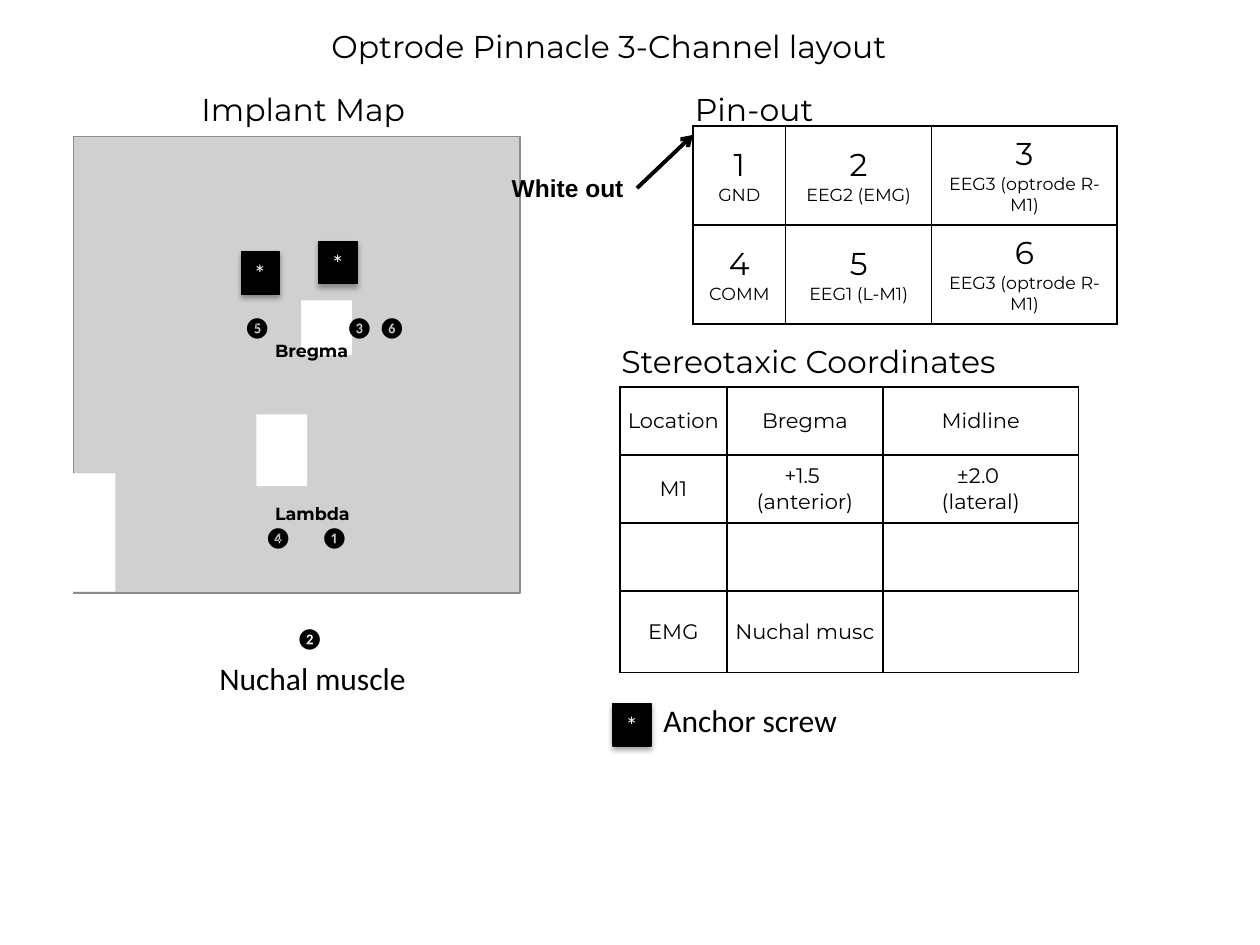
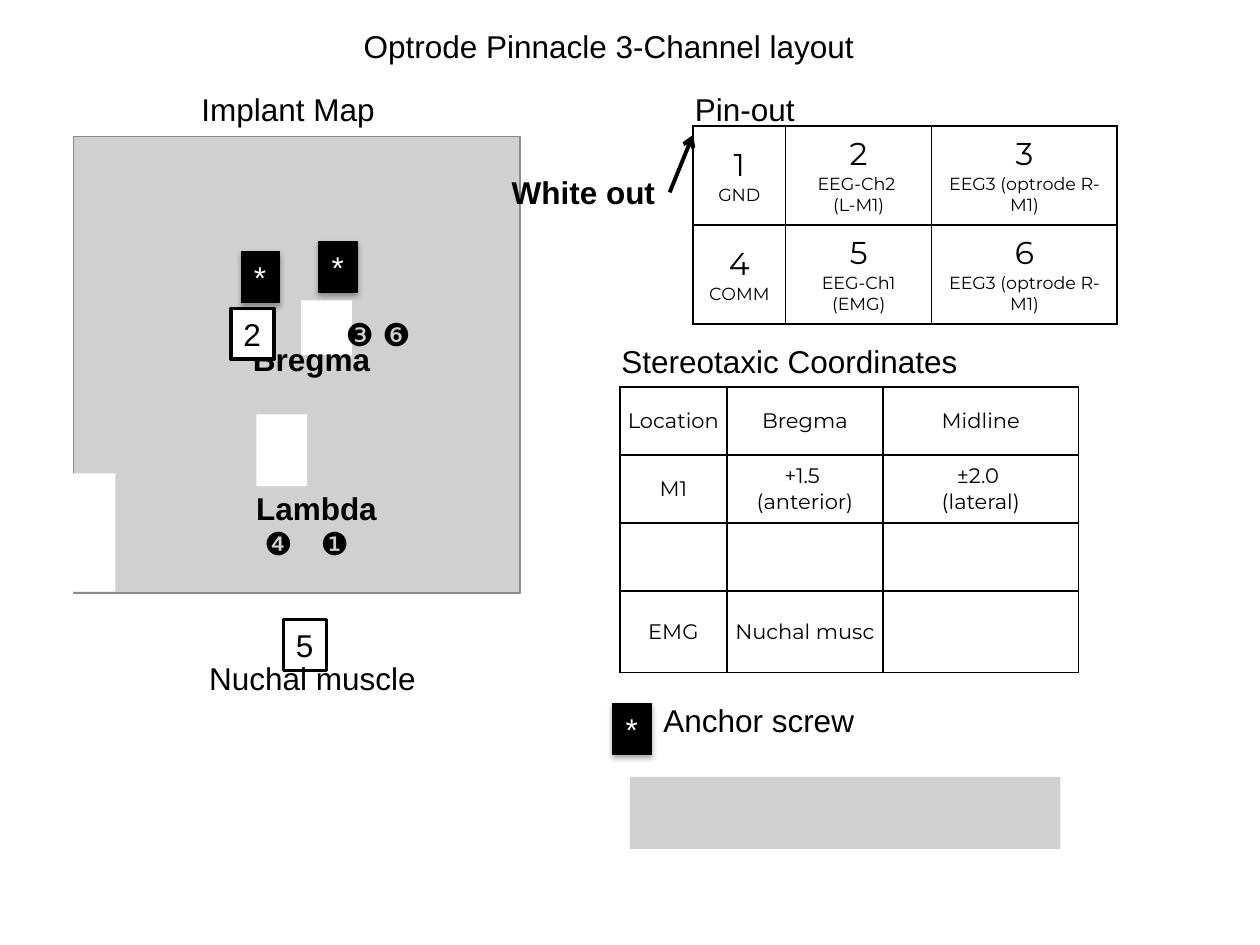
Before and after one commit to korkam/KamLab, a slide deck: slide 1 of _Experiments/_PROTOCOLs/_Surgery/_templates/RM1optrode-LM1-EMG layout.pptx. Drawn at 1260x945 pixels with LibreOffice and Linux fonts; fonts in the diff are those of the drawing; grey boxes stand for pictures. Boxes give left, top, right and bottom in pixels: in the first picture for what was removed or moved away, otherwise in the second. Text is boxed around its words. In the diff, an @@ line names an element or a change of style, - is before the commit and + after.

Commit message:
implant sheets

```diff
--- a/_Experiments/_PROTOCOLs/_Surgery/_templates/RM1optrode-LM1-EMG layout.pptx
+++ b/_Experiments/_PROTOCOLs/_Surgery/_templates/RM1optrode-LM1-EMG layout.pptx
@@ arrow moved from (638, 188) - (693, 135) to (670, 193) - (693, 135) @@
@@ table at (x1=693, y1=126, x2=1116, y2=324) @@
-row 1, column 2: 2 / EEG2 (EMG)
+row 1, column 2: 2 / EEG-Ch2 / (L-M1)
-row 2, column 2: 5 / EEG1 (L-M1)
+row 2, column 2: 5 / EEG-Ch1 (EMG)
@@ text "White out" at (x1=512, y1=179, x2=655, y2=210): size 14 to 18 pt @@
@@ rectangle "*" resized from (x1=242, y1=252, x2=280, y2=295) to (x1=242, y1=252, x2=280, y2=302) @@
@@ rectangle "*" resized from (x1=319, y1=242, x2=357, y2=285) to (x1=319, y1=242, x2=357, y2=292) @@
@@ rectangle added at (x1=231, y1=309, x2=273, y2=359), fill #FFFFFF, outline #000000 2 pt, 18 pt, text #000000 @@
+2
@@ text removed at (x1=243, y1=318, x2=271, y2=339) @@
-❺
@@ size 12 to 18 pt, font Calibri to Arial in 3 elements at (x1=321, y1=531, x2=349, y2=556), (x1=264, y1=531, x2=292, y2=556), (x1=333, y1=309, x2=444, y2=359) @@
@@ text "Bregma" at (x1=253, y1=346, x2=370, y2=377): size 10 to 18 pt, font Montserrat to Arial @@
@@ font Montserrat to Arial in 4 elements at (x1=364, y1=35, x2=854, y2=64), (x1=695, y1=98, x2=795, y2=127), (x1=201, y1=98, x2=374, y2=127), (x1=621, y1=350, x2=958, y2=374) @@
@@ text "Lambda" at (x1=256, y1=497, x2=377, y2=521): size 10 to 18 pt, font Montserrat to Arial @@
@@ text "Lambda" moved from (x1=275, y1=507, x2=350, y2=520) to (x1=256, y1=497, x2=377, y2=521) @@
@@ rectangle added at (x1=284, y1=620, x2=326, y2=670), fill #FFFFFF, outline #000000 2 pt, 18 pt, text #000000 @@
+5
@@ text removed at (x1=296, y1=629, x2=324, y2=650) @@
-❷
@@ text "Nuchal muscle" at (x1=209, y1=665, x2=416, y2=691): font Calibri to Arial @@
@@ size 14 to 18 pt, font Calibri to Arial in 3 elements at (x1=242, y1=252, x2=280, y2=302), (x1=319, y1=242, x2=357, y2=292), (x1=614, y1=703, x2=651, y2=753) @@
@@ rectangle "*" resized from (x1=614, y1=703, x2=651, y2=746) to (x1=614, y1=703, x2=651, y2=753) @@
@@ text "Anchor screw" at (x1=663, y1=709, x2=854, y2=733): font Calibri to Arial @@
@@ picture added at (x1=630, y1=777, x2=1061, y2=849) @@
```
Also in this commit, not shown: 6 other files.
